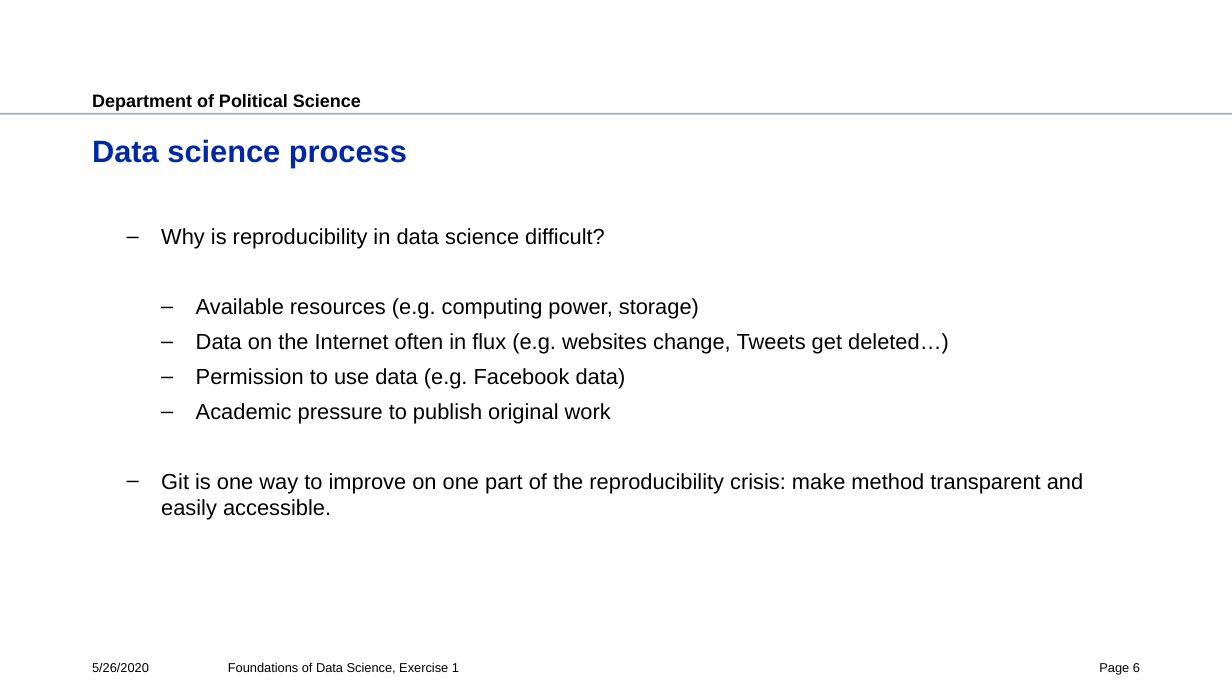
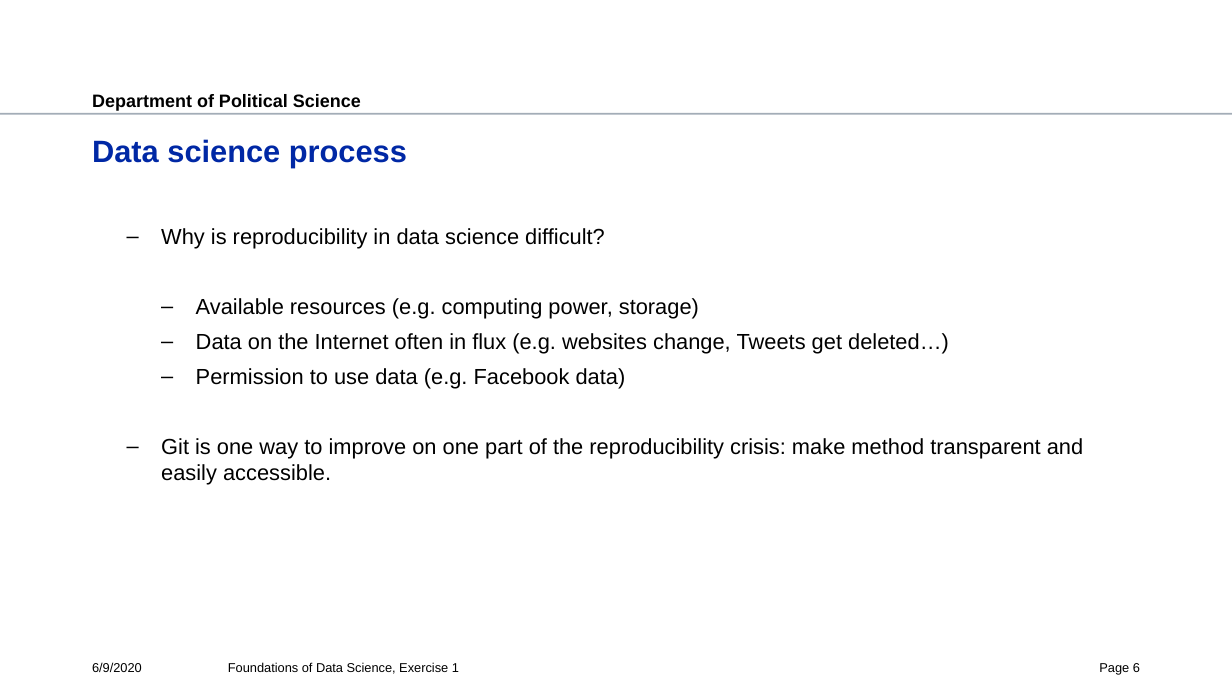
Before and after one commit to polianchykova/fds-2020-exercise, a slide deck: slide 6 of ex1/ex1.pptx. Drawn at 1232x693 pixels with LibreOffice and Linux fonts; fonts in the diff are those of the drawing; background and template pictures are left out. Boxes give left, top, right and bottom in pixels: in the first picture for what was removed or moved away, otherwise in the second. Text is boxed around its words. In the diff, an @@ line names an element or a change of style, - is before the commit and + after.

Commit message:
Added data import and made minor changes

```diff
--- a/ex1/ex1.pptx
+++ b/ex1/ex1.pptx
@@ text at (x1=196, y1=403, x2=611, y2=424): paragraph removed @@
-    – Academic pressure to publish original work
@@ text at (x1=92, y1=662, x2=142, y2=672): text changed @@
-5/26/2020
+6/9/2020
```
Also in this commit, not shown: 16 other slides changed, 2 slides added.
